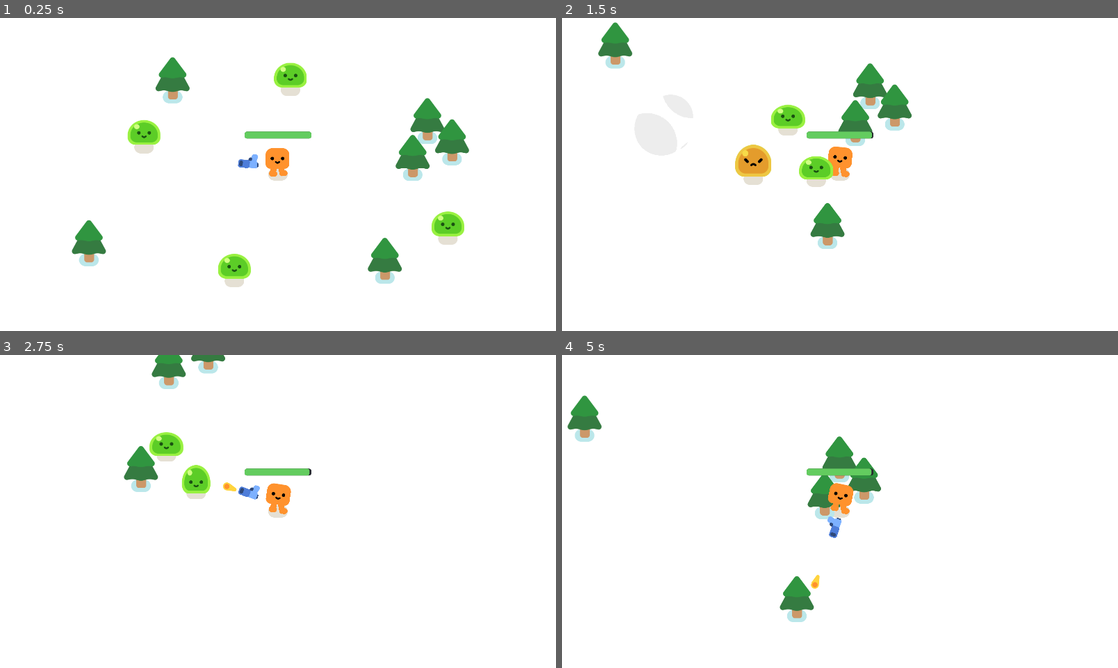
Above: before the commit, frames 1-4 (two rows, left to right).
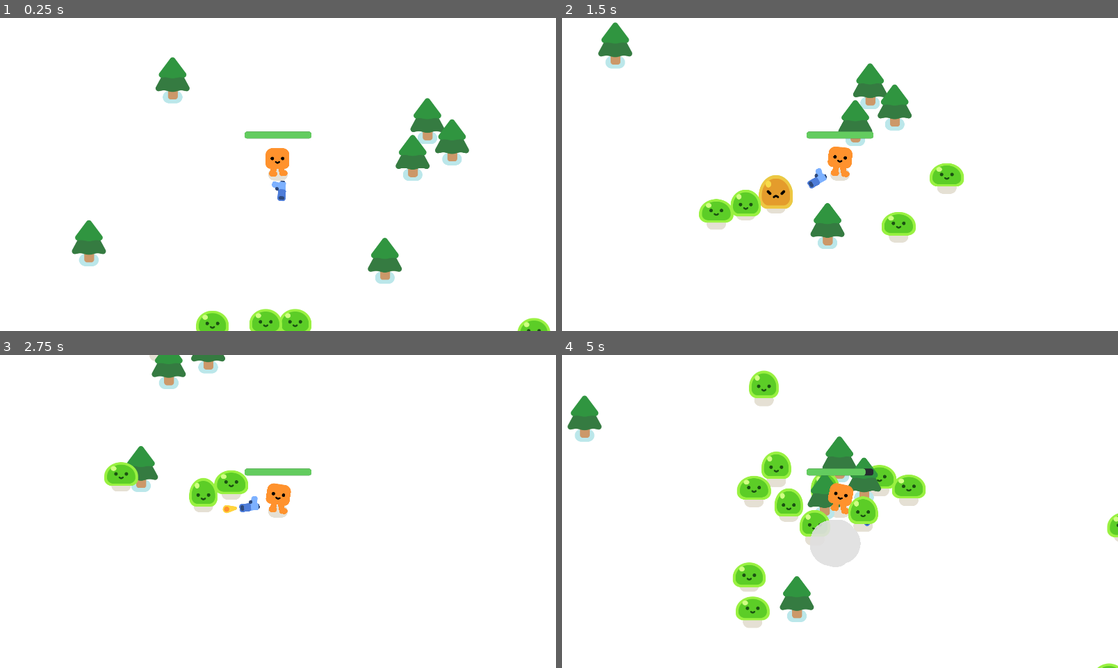
Above: after the commit, the same moments.

Repository: larouxn/godot-vampires
Game: Godot game, scene res://godot_vampires.tscn
Two runs of this game, one before a commit and one after it. Both use one fixed random seed, a clock stepped at 60 frames per second and the inputs below.
Inputs:
- Up to frame 1 (0.25 s): no input
- Up to frame 2 (1.5 s): hold D (move_right) 0.53-1.28 s; hold S (move_down) from 1.28 s (still down)
- Up to frame 3 (2.75 s): release S (move_down) at 2.03 s; hold D (move_right) from 2.03 s (still down)
- Up to frame 4 (5 s): release D (move_right) at 2.78 s; hold W (move_up) 2.78-3.53 s; hold A (move_left) from 3.53 s (still down)

The runs differ from the first frame. In frame 1, 3.4% of the frame differs, in the area x 22-99%, y 14-100%; in frame 2, 4.0%; in frame 3, 2.3%; in frame 4, 5.7%, in the area x 30-100%, y 4-100%.

Commit message:
Set up automatic mob spawning

Diff:
--- /dev/null
+++ b/godot_vampires.gd
@@ -0,0 +1,17 @@
+extends Node2D
+
+func _ready():
+	spawn_mob()
+	spawn_mob()
+	spawn_mob()
+	spawn_mob()
+	spawn_mob()
+
+func spawn_mob():
+	var new_mob = preload("res://mob.tscn").instantiate()
+	%PathFollow2D.progress_ratio = randf()
+	new_mob.global_position = %PathFollow2D.global_position
+	add_child(new_mob)
+
+func _on_timer_timeout():
+	spawn_mob();
--- a/godot_vampires.tscn
+++ b/godot_vampires.tscn
@@ -1,11 +1,18 @@
-[gd_scene load_steps=4 format=3 uid="uid://c0hesthcienx3"]
+[gd_scene load_steps=5 format=3 uid="uid://c0hesthcienx3"]
 
+[ext_resource type="Script" path="res://godot_vampires.gd" id="1_icq6x"]
 [ext_resource type="PackedScene" uid="uid://c1truuqjuhjqb" path="res://player.tscn" id="1_nx7cb"]
 [ext_resource type="PackedScene" uid="uid://1dmjm6hwjbb" path="res://pine_tree.tscn" id="2_vv4iq"]
-[ext_resource type="PackedScene" uid="uid://dptw6dvspsi4l" path="res://mob.tscn" id="3_8j5bb"]
+
+[sub_resource type="Curve2D" id="Curve2D_7gvlg"]
+_data = {
+"points": PackedVector2Array(0, 0, 0, 0, -141, -148, 0, 0, 0, 0, 2135, -148, 0, 0, 0, 0, 2137, 1194, 0, 0, 0, 0, -139, 1199, 0, 0, 0, 0, -141, -148)
+}
+point_count = 5
 
 [node name="Game" type="Node2D"]
 y_sort_enabled = true
+script = ExtResource("1_icq6x")
 
 [node name="CanvasLayer" type="CanvasLayer" parent="."]
 layer = -30
@@ -17,17 +24,13 @@
 [node name="Player" parent="." instance=ExtResource("1_nx7cb")]
 position = Vector2(923, 564)
 
-[node name="Mob" parent="." instance=ExtResource("3_8j5bb")]
-position = Vector2(387, 455)
+[node name="Path2D" type="Path2D" parent="Player"]
+position = Vector2(-923, -564)
+curve = SubResource("Curve2D_7gvlg")
 
-[node name="Mob2" parent="." instance=ExtResource("3_8j5bb")]
-position = Vector2(1580, 812)
-
-[node name="Mob3" parent="." instance=ExtResource("3_8j5bb")]
-position = Vector2(744, 1001)
-
-[node name="Mob4" parent="." instance=ExtResource("3_8j5bb")]
-position = Vector2(977, 198)
+[node name="PathFollow2D" type="PathFollow2D" parent="Player/Path2D"]
+unique_name_in_owner = true
+position = Vector2(-141, -148)
 
 [node name="PineTree" parent="." instance=ExtResource("2_vv4iq")]
 position = Vector2(270, 851)
@@ -46,3 +49,9 @@
 
 [node name="PineTree6" parent="." instance=ExtResource("2_vv4iq")]
 position = Vector2(559, 289)
+
+[node name="Timer" type="Timer" parent="."]
+wait_time = 0.3
+autostart = true
+
+[connection signal="timeout" from="Timer" to="." method="_on_timer_timeout"]
